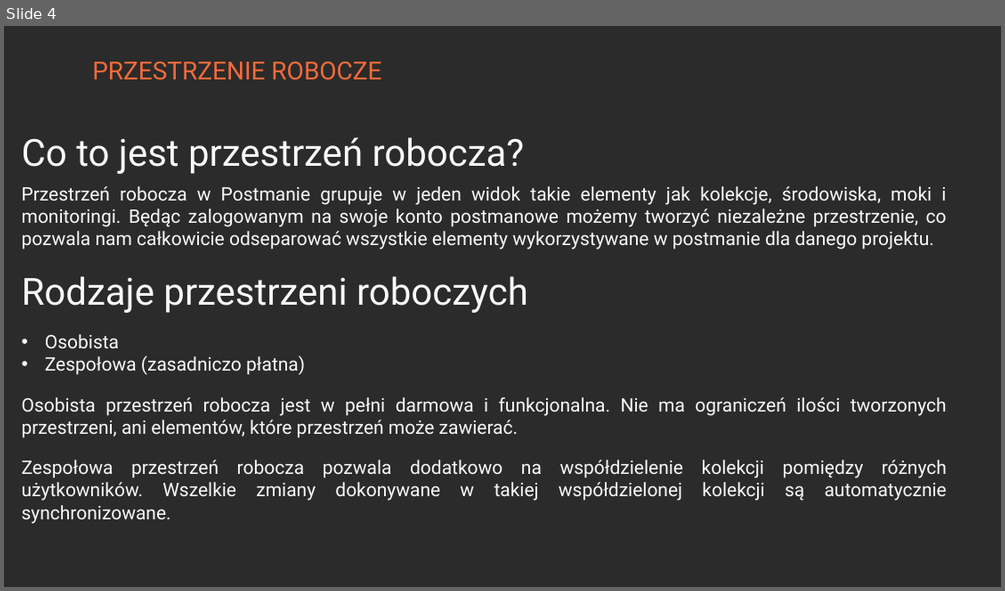
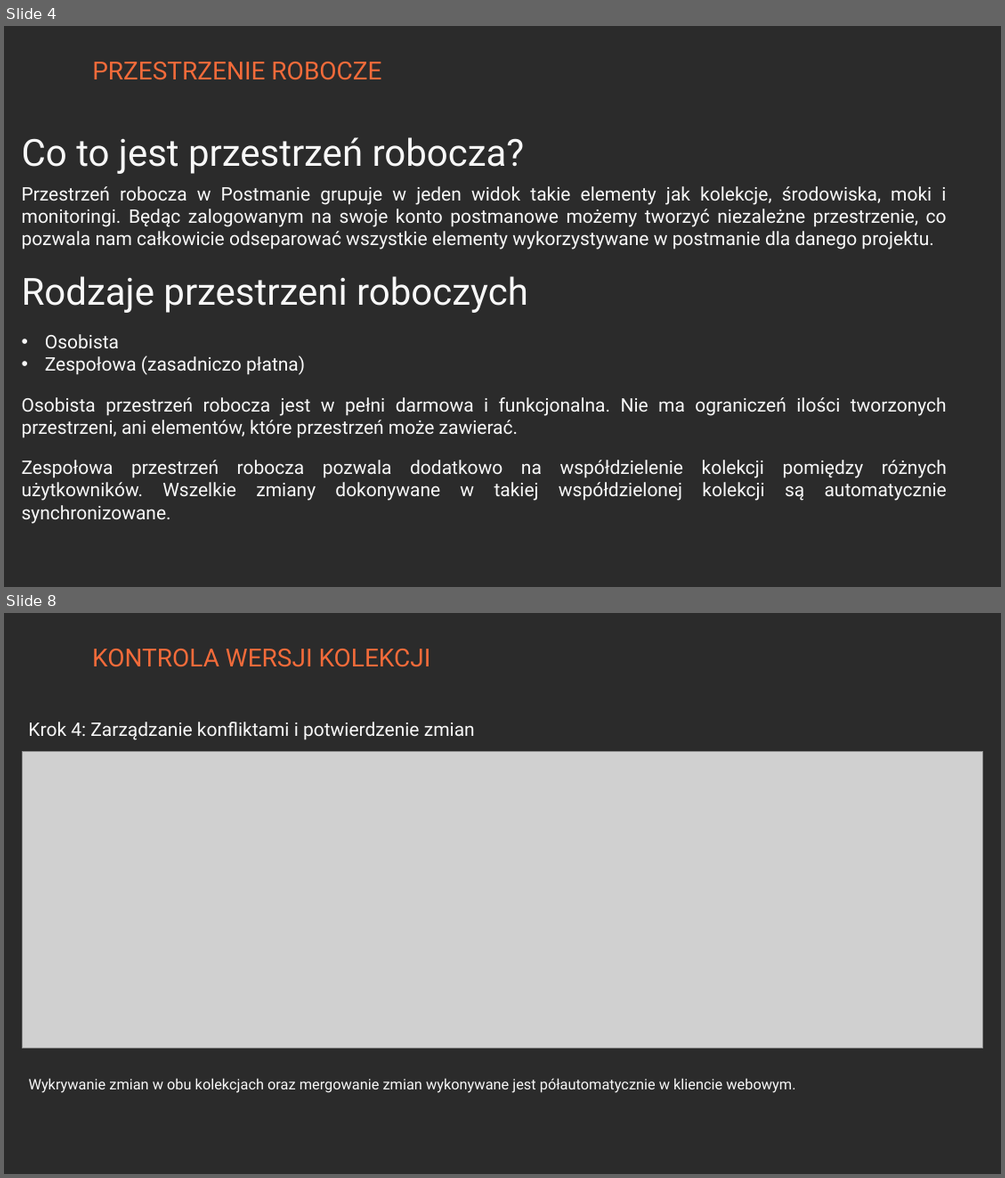
Before and after one commit to jaroslawjusiak/UserManager, a slide deck: Postman.pptx. Shown one above the other, each under a label of ours: slide 4 before the commit, slides 4 and 8 after it; the slides between them are not shown. The pictures are 1005x591 and 1005x1178 pixels, drawn with LibreOffice and Linux fonts; fonts in the diff are those of the drawing; grey boxes stand for pictures; background and template pictures are left out; a plain dark background stands for a picture behind light text. Boxes give left, top, right and bottom in pixels: in the first picture for what was removed or moved away, otherwise in the second. Text is boxed around its words. In the diff, an @@ line names an element or a change of style, - is before the commit and + after.

Commit message:
Kontrola wersji kolekcji.

```diff
--- a/Postman.pptx
+++ b/Postman.pptx
@@ slide 8 added at (x1=4, y1=613, x2=1001, y2=1174), background picture (left out) @@
@@ text added at (x1=92, y1=649, x2=431, y2=667), 24 pt, text #F36B3A @@
+KONTROLA WERSJI KOLEKCJI
@@ text added at (x1=28, y1=722, x2=475, y2=740), 18 pt, text #F8F8F8 @@
+Krok 4: Zarządzanie konfliktami i potwierdzenie zmian
@@ picture added at (x1=22, y1=751, x2=982, y2=1048) @@
@@ text added at (x1=29, y1=1078, x2=795, y2=1093), 14 pt, text #F8F8F8 @@
+Wykrywanie zmian w obu kolekcjach oraz mergowanie zmian wykonywane jest półautomatycznie w kliencie webowym.
```
Also in this commit, not shown: 1 slide changed, 4 other slides added.
